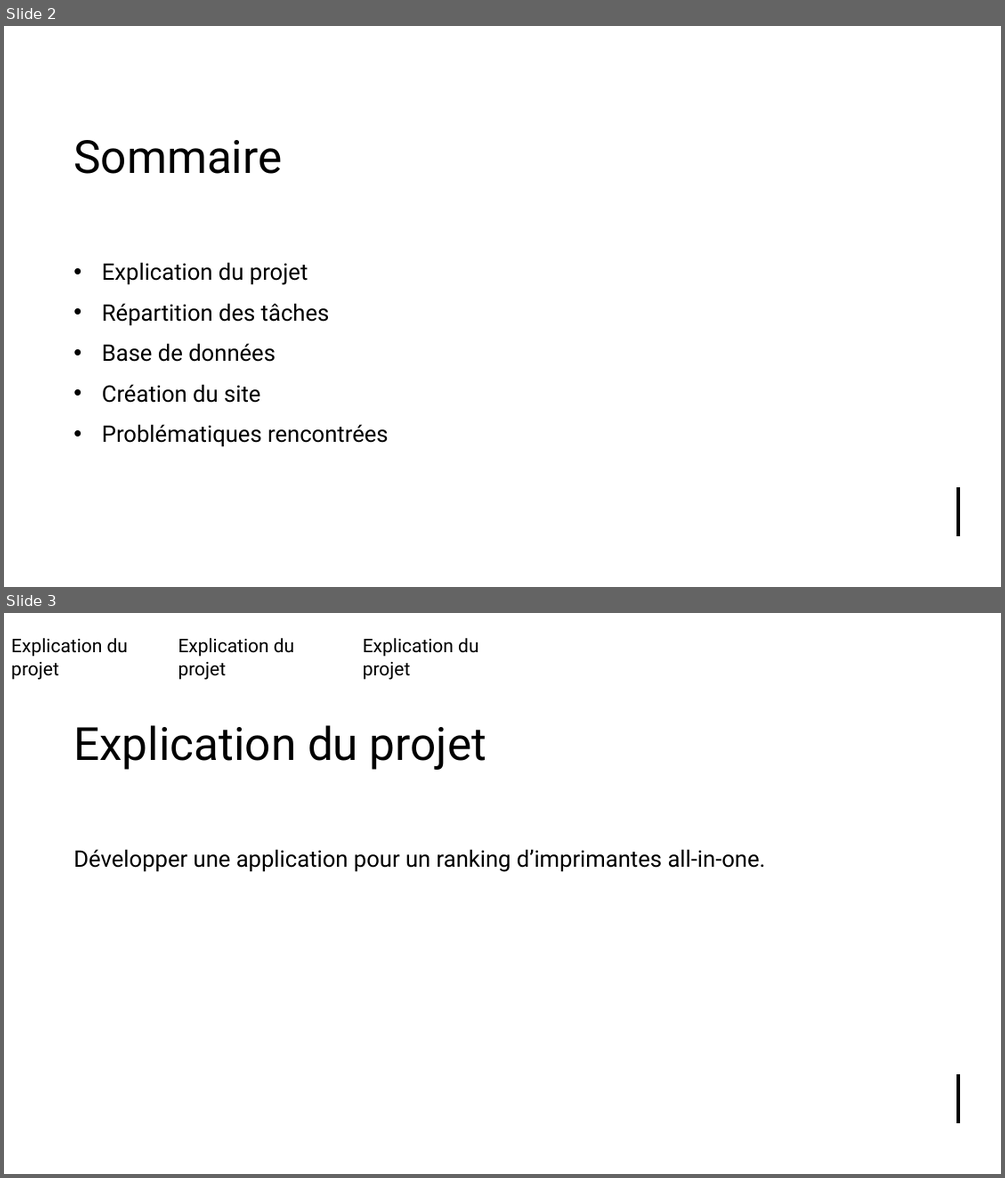
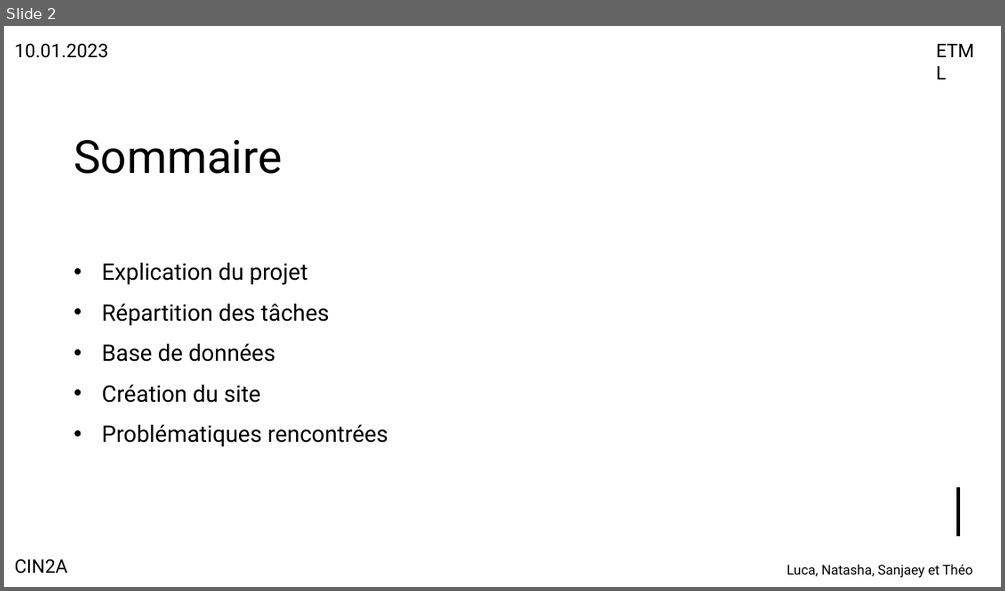
Before and after one commit to luca7274/042-GesProj2, a slide deck: Présentation-P_Prod.pptx. Shown one above the other, each under a label of ours: slides 2 and 3 before the commit, slide 2 after it. The pictures are 1005x1178 and 1005x591 pixels, drawn with LibreOffice and Linux fonts; fonts in the diff are those of the drawing. Boxes give left, top, right and bottom in pixels: in the first picture for what was removed or moved away, otherwise in the second. Text is boxed around its words. In the diff, an @@ line names an element or a change of style, - is before the commit and + after.

```diff
--- a/Présentation-P_Prod.pptx
+++ b/Présentation-P_Prod.pptx
@@ slide 3 removed at [4,613,1001,1174], background #FFFFFF; not listed: 3 template elements that a slide beside it also shows @@
@@ text removed at [11,638,128,680] @@
-Explication du projet
@@ text removed at [178,638,294,680] @@
-Explication du projet
@@ text removed at [363,638,478,680] @@
-Explication du projet
@@ title removed at [73,725,486,770] @@
-Explication du projet
@@ text removed at [73,849,766,872] @@
-Développer une application pour un ranking d’imprimantes all-in-one.
@@ slide 2 changed as well @@
@@ text added at [15,44,108,58], 18 pt, text #000000 @@
+10.01.2023
@@ text added at [929,35,987,65], 18 pt, text #000000 @@
+ETML
@@ text added at [15,559,68,573], 18 pt, text #000000 @@
+CIN2A
@@ text added at [786,564,972,578], 12.9 pt, text #000000 @@
+Luca, Natasha, Sanjaey et Théo
```
Also in this commit, not shown: 1 other slide changed, 11 slides added.
